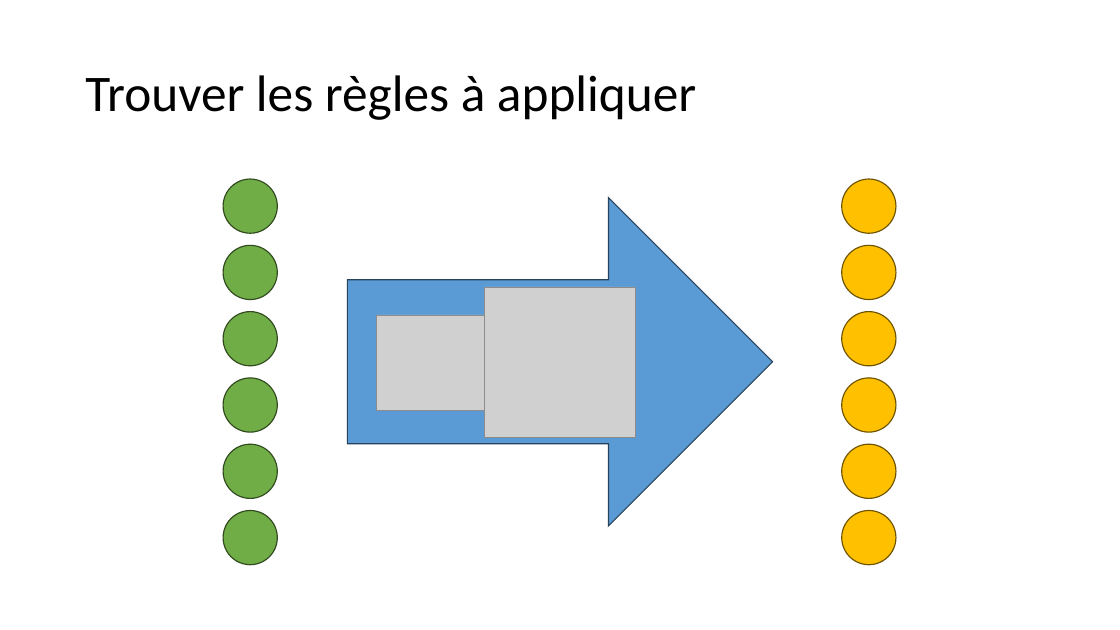
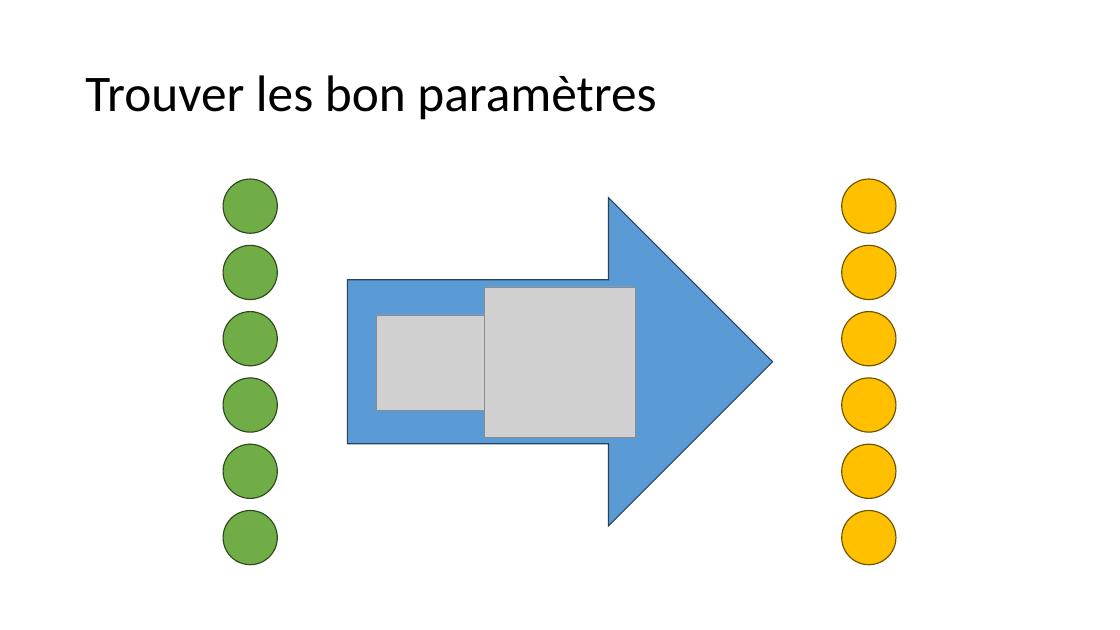
Before and after one commit to pauldubois98/AI-MythsReality, a slide deck: slide 12 of slides.pptx. Drawn at 1120x630 pixels with LibreOffice and Linux fonts; fonts in the diff are those of the drawing; grey boxes stand for pictures. Boxes give left, top, right and bottom in pixels: in the first picture for what was removed or moved away, otherwise in the second. Text is boxed around its words. In the diff, an @@ line names an element or a change of style, - is before the commit and + after.

Commit message:
added emphasis on machine param

```diff
--- a/slides.pptx
+++ b/slides.pptx
@@ title at (85, 75, 656, 120): text changed @@
-Trouver les règles à appliquer
+Trouver les bon paramètres
```
Also in this commit, not shown: 1 other slide changed.
